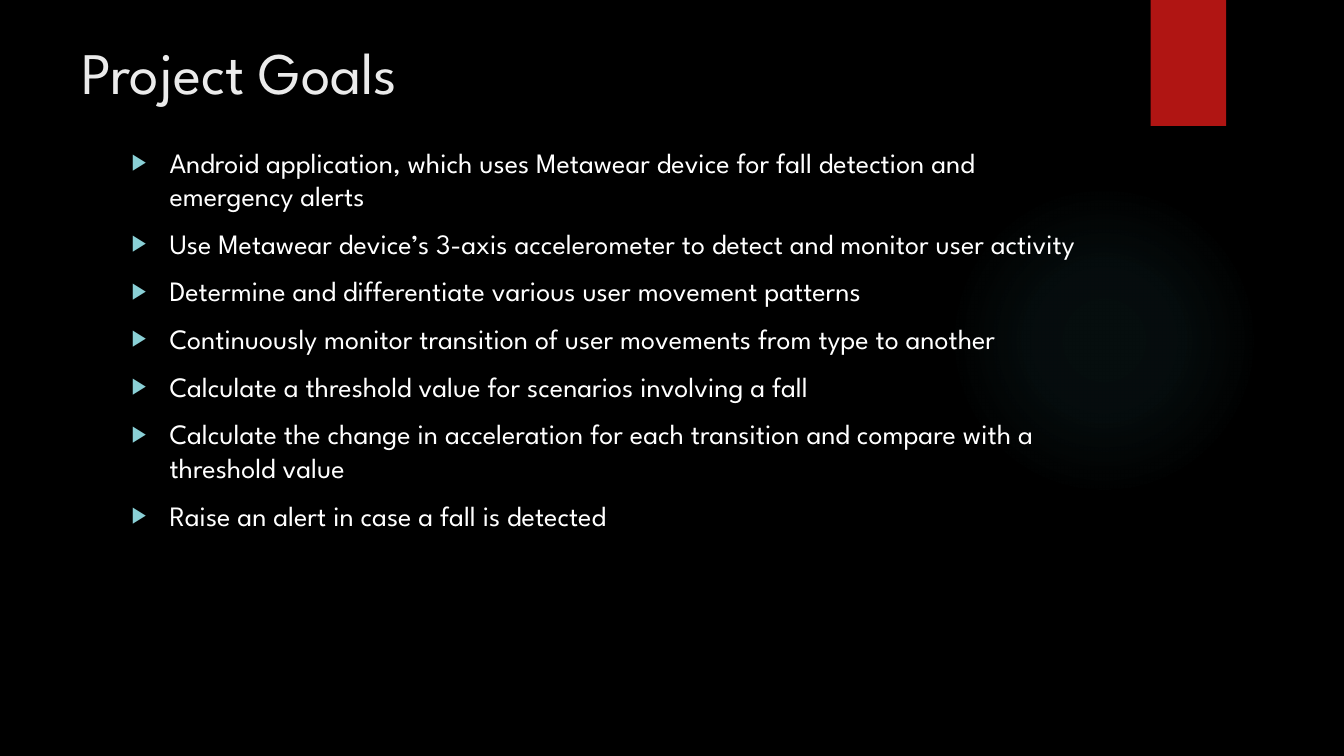
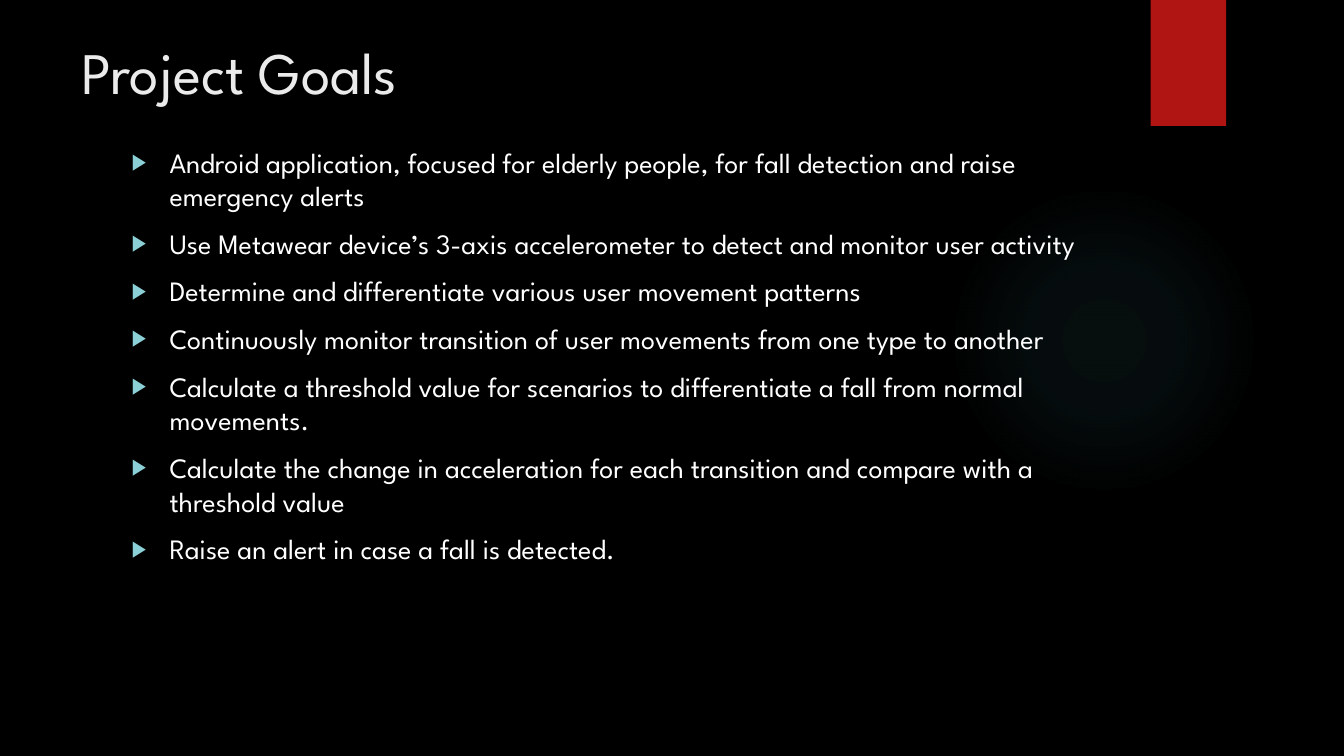
Before and after one commit to Narahari-Sundaragopalan/eGuard, a slide deck: slide 2 of docs/eGuard-Presentation-Milestone2.pptx. Drawn at 1344x756 pixels with LibreOffice and Linux fonts; fonts in the diff are those of the drawing; background and template pictures are left out. Boxes give left, top, right and bottom in pixels: in the first picture for what was removed or moved away, otherwise in the second. Text is boxed around its words. In the diff, an @@ line names an element or a change of style, - is before the commit and + after.

Commit message:
Updated presentation

```diff
--- a/docs/eGuard-Presentation-Milestone2.pptx
+++ b/docs/eGuard-Presentation-Milestone2.pptx
@@ text at <box>170,153,1016,212</box>: text changed @@
-▶ Android application, which uses Metawear device for fall detection and emergency alerts
+▶ Android application, focused for elderly people, for fall detection and raise emergency alerts
@@ text at <box>170,329,1043,431</box>: text changed @@
-▶ Continuously monitor transition of user movements from type to another
-▶ Calculate a threshold value for scenarios involving a fall
+▶ Continuously monitor transition of user movements from one type to another
+▶ Calculate a threshold value for scenarios to differentiate a fall from normal movements.
@@ text at <box>170,539,615,560</box>: text changed @@
-▶ Raise an alert in case a fall is detected
+▶ Raise an alert in case a fall is detected.
```
Also in this commit, not shown: 5 other slides changed, 7 slides added, 3 slides removed, 1 other file.
